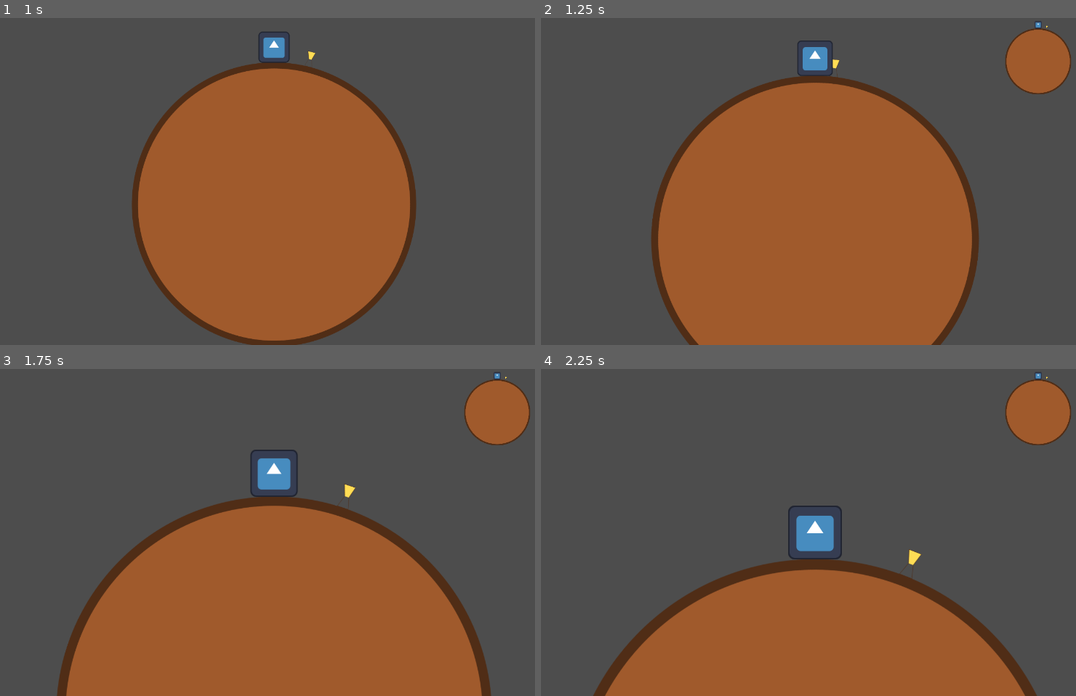
Above: before the commit, frames 1-4 (two rows, left to right).
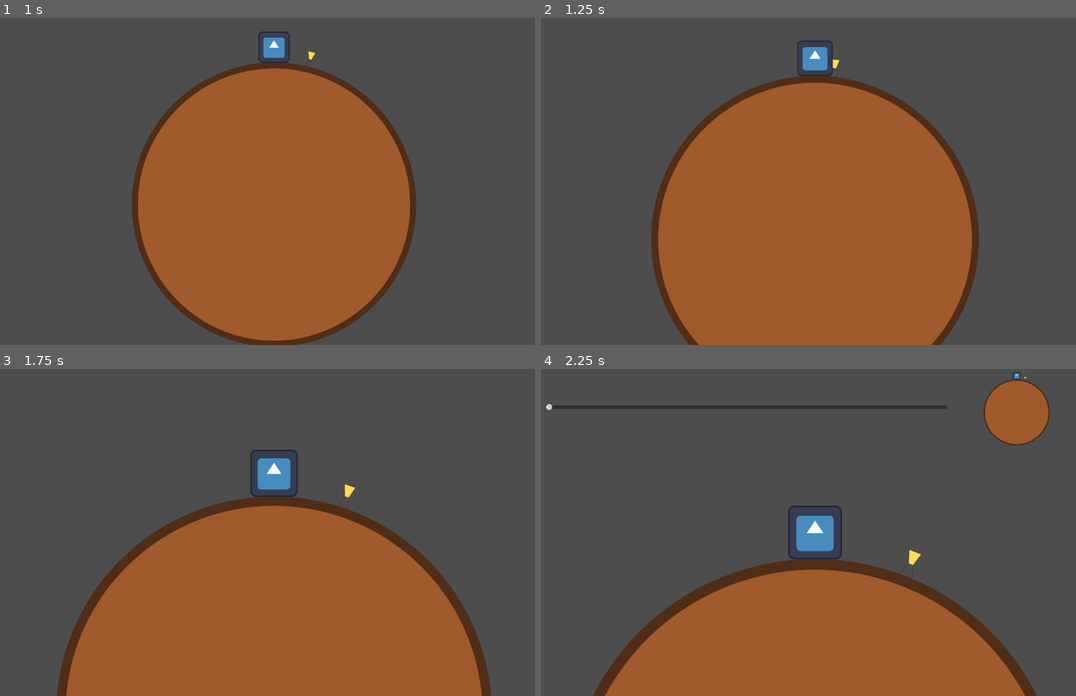
Above: after the commit, the same moments.

Repository: RajwolChapagain/GMTK-2025
Game: Godot game, scene res://scenes/main.tscn
Same seed, same stepped clock (60 frames per second), same inputs: the game is played once before the commit and once after it. The engine's default icon, where the game draws it, is replaced by a stand-in: a white triangle on a blue panel in a dark square.
Inputs:
- Up to frame 1 (1 s): hold Right (move_right) from 0.53 s (still down)
- Up to frame 2 (1.25 s): keep holding Right (move_right)
- Up to frame 3 (1.75 s): release Right (move_right) at 1.28 s; hold Left (move_left) from 1.28 s (still down)
- Up to frame 4 (2.25 s): release Left (move_left) at 2.03 s; hold Right (move_right) from 2.03 s (still down)

Frame 1 is identical in both runs. In frame 2, 2.0% of the frame differs, in the area x 86-100%, y 0-24%; in frame 3, 2.0%; in frame 4, 2.5%, in the area x 0-100%, y 0-24%.

Commit message:
Disable UI on taking snapshot

Diff:
--- a/scenes/ui.tscn
+++ b/scenes/ui.tscn
@@ -11,15 +11,27 @@
 grow_vertical = 2
 script = ExtResource("1_nt7q6")
 
-[node name="MarginContainer" type="MarginContainer" parent="."]
+[node name="HBoxContainer" type="HBoxContainer" parent="."]
+layout_mode = 1
+anchors_preset = 10
+anchor_right = 1.0
+offset_left = 51.0
+offset_right = -51.0
+offset_bottom = 180.0
+grow_horizontal = 2
+
+[node name="TimeSlider" type="HSlider" parent="HBoxContainer"]
+unique_name_in_owner = true
+layout_mode = 2
+size_flags_horizontal = 3
+size_flags_vertical = 1
+
+[node name="MarginContainer" type="MarginContainer" parent="HBoxContainer"]
 custom_minimum_size = Vector2(320, 180)
-layout_mode = 1
-anchors_preset = 1
-anchor_left = 1.0
-anchor_right = 1.0
-grow_horizontal = 0
+layout_mode = 2
+size_flags_horizontal = 8
 
-[node name="Snapshot" type="TextureRect" parent="MarginContainer"]
+[node name="Snapshot" type="TextureRect" parent="HBoxContainer/MarginContainer"]
 unique_name_in_owner = true
 layout_mode = 2
 size_flags_horizontal = 3
--- a/scripts/main.gd
+++ b/scripts/main.gd
@@ -1,15 +1,21 @@
 extends Node
 
 func _ready() -> void:
+	%CameraAnimationPlayer.connect("animation_started", on_camera_animation_started)
+	%CameraAnimationPlayer.connect("animation_finished", on_camera_animation_finished)
 	%CameraAnimationPlayer.play("take_snapshot")
-	%CameraAnimationPlayer.connect("animation_finished", on_camera_animation_finished)
+
+func on_camera_animation_started(anim: String) -> void:
+	if anim == "take_snapshot":
+		%UI.visible = false
 
 func on_camera_animation_finished(anim: String) -> void:
 	if anim == "take_snapshot":
-		var snapshot = take_snapshot()
-		%UI.set_snapshot(snapshot)
+		%UI.set_snapshot(get_snapshot())
 		%CameraAnimationPlayer.play("return_to_normal")
+	if anim == "return_to_normal":
+		%UI.visible = true
 
-func take_snapshot() -> Texture2D:
+func get_snapshot() -> Texture2D:
 	var img = %Camera2D.get_viewport().get_texture().get_image()
 	return ImageTexture.create_from_image(img)
